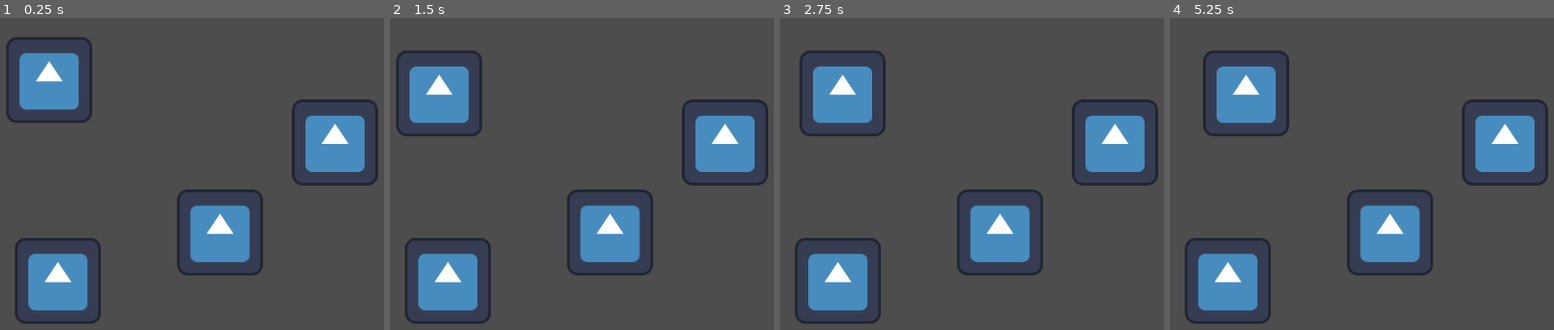
Above: before the commit, frames 1-4 (left to right).
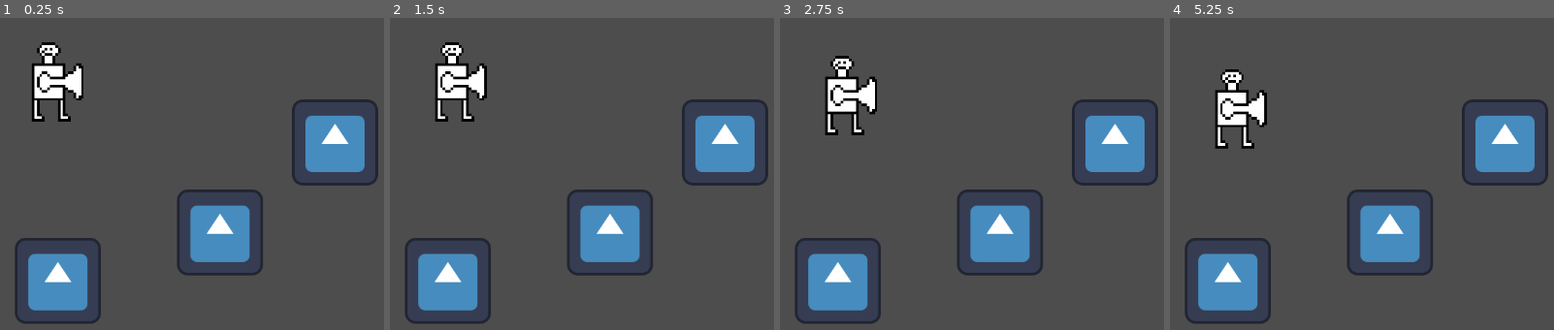
Above: after the commit, the same moments.

Repository: vanikq/testtt
Game: Godot game, scene res://node_2d.tscn
The game is run twice, just before and just after one commit, with the same random seed, the same clock (stepped at 60 frames per second) and the same inputs. The engine's default icon, where the game draws it, is replaced by a stand-in: a white triangle on a blue panel in a dark square.
Inputs:
- Up to frame 1 (0.25 s): no input
- Up to frame 2 (1.5 s): tap Enter at 0.5 s; tap A (a) at 0.6 s; tap D (d) at 0.8, 1.35 s; tap Space at 1.25 s
- Up to frame 3 (2.75 s): tap S (s) at 1.55, 2.1 s; tap Enter at 2 s; tap W (w) at 2.3 s
- Up to frame 4 (5.25 s): tap Space at 2.75, 4.25 s; tap W (w) at 2.85 s; tap A (a) at 3.05, 3.6 s; tap Enter at 3.5 s; tap D (d) at 3.8, 4.35 s; tap S (s) at 4.55, 5.1 s

The runs differ from the first frame. In frame 1, 3.9% of the frame differs, in the area x 1-24%, y 6-34%; in frame 2, 4.2%, in the area x 1-26%, y 7-38%; in frame 3, 3.9%; in frame 4, 4.0%.

Commit message:
new player

Diff:
--- a/CharacterBody2D.gd
+++ b/CharacterBody2D.gd
@@ -5,7 +5,7 @@
 
 func _physics_process(delta):
 
-	var direction = Input.get_vector("w", "s", "a", "d")
+	var direction = Input.get_vector("a", "d", "w", "s")
 	if direction:
 		velocity = direction * SPEED
 	else:
--- a/node_2d.tscn
+++ b/node_2d.tscn
@@ -1,7 +1,8 @@
-[gd_scene load_steps=4 format=3 uid="uid://ywfxoxd6vs2a"]
+[gd_scene load_steps=5 format=3 uid="uid://ywfxoxd6vs2a"]
 
 [ext_resource type="Script" path="res://CharacterBody2D.gd" id="1_6sb0c"]
 [ext_resource type="Texture2D" uid="uid://ceemixd4tjl4s" path="res://icon.svg" id="2_8di67"]
+[ext_resource type="Texture2D" uid="uid://dcb3nf10mkjrf" path="res://sprite_puzlika — копия.png" id="2_tnobn"]
 
 [sub_resource type="RectangleShape2D" id="RectangleShape2D_6885i"]
 size = Vector2(125, 127)
@@ -11,9 +12,10 @@
 [node name="CharacterBody2D" type="CharacterBody2D" parent="."]
 script = ExtResource("1_6sb0c")
 
-[node name="Icon" type="Sprite2D" parent="CharacterBody2D"]
-position = Vector2(226, 166)
-texture = ExtResource("2_8di67")
+[node name="SpritePuzlika—Копия" type="Sprite2D" parent="CharacterBody2D"]
+position = Vector2(227, 165)
+scale = Vector2(3.875, 3.9375)
+texture = ExtResource("2_tnobn")
 
 [node name="CollisionShape2D" type="CollisionShape2D" parent="CharacterBody2D"]
 position = Vector2(226.5, 165.5)
--- a/project.godot
+++ b/project.godot
@@ -40,4 +40,5 @@
 
 [rendering]
 
+textures/canvas_textures/default_texture_filter=0
 renderer/rendering_method="mobile"
Binary file added: sprite_puzlika — копия.png
Not shown, added: sprite_puzlika — копия.png.import
